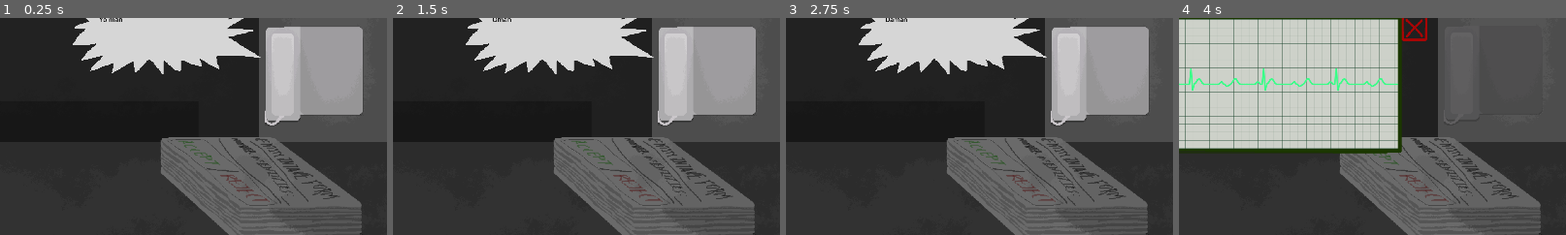
Above: before the commit, frames 1-4 (left to right).
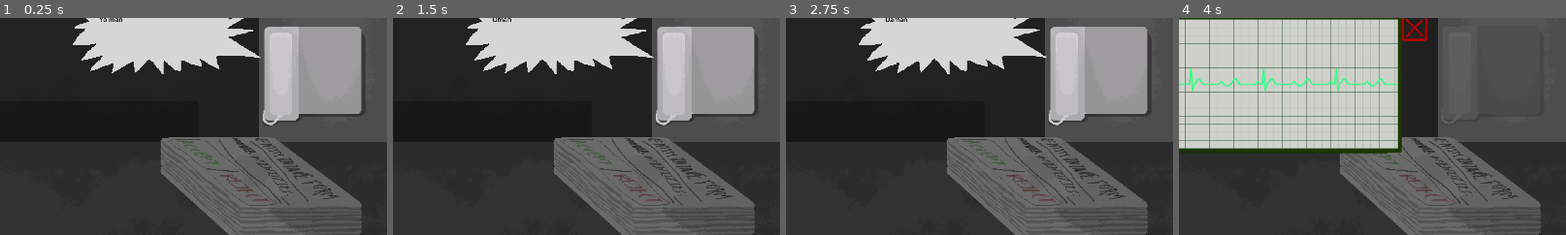
Above: after the commit, the same moments.

Repository: Blulow/brackeysjam
Game: Godot game, scene res://scenes/game.tscn
Same seed, same stepped clock (60 frames per second), same inputs: the game is played once before the commit and once after it.
Inputs (mouse positions are % of the whole screen's width and height, from its top left):
- Up to frame 1 (0.25 s): no input
- Up to frame 2 (1.5 s): tap Enter at 0.5 s; move the mouse to (72, 45) at 0.52 s; click (72, 45) at 0.67 s; tap Space at 1.25 s; move the mouse to (30, 55) at 1.27 s; click (30, 55) at 1.42 s
- Up to frame 3 (2.75 s): tap Enter at 2 s; move the mouse to (60, 28) at 2.02 s; click (60, 28) at 2.17 s
- Up to frame 4 (4 s): tap Space at 2.75 s; move the mouse to (45, 70) at 2.77 s; click (45, 70) at 2.92 s; move the mouse to (20, 63) at 3.52 s; click (20, 63) at 3.67 s
The pictures show only the part of the screen within x 50-100%, y 37-87%; the shares and areas given below are measured in that part.

The runs differ from the first frame. In frame 1, 0.9% of the frame differs, in the area x 67-95%, y 4-50%; in frame 2, 0.9%; in frame 3, 0.9%; in frame 4, less than 0.1%.

Commit message:
fix: art of phone sprite shadows

Diff:
--- a/scenes/popup_ui/phone_popup.tscn
+++ b/scenes/popup_ui/phone_popup.tscn
@@ -84,6 +84,7 @@
 offset_bottom = -167.0
 grow_horizontal = 1
 grow_vertical = 1
+texture = SubResource("AtlasTexture_e71jm")
 sprite_frames = SubResource("SpriteFrames_sgcqt")
 
 [node name="RichTextLabel" type="RichTextLabel" parent="UI/AnimatedTextureRect" unique_id=541587051]
@@ -102,8 +103,8 @@
 [node name="TextureRect2" type="TextureRect" parent="UI" unique_id=1351519619]
 material = SubResource("ShaderMaterial_whmaq")
 layout_mode = 0
-offset_left = 677.0
-offset_top = -98.0
-offset_right = 921.0
-offset_bottom = 149.0
+offset_left = 673.0
+offset_top = -99.0
+offset_right = 927.0
+offset_bottom = 148.0
 texture = ExtResource("4_whmaq")
Binary file changed: assets/images/objects/phone.png
